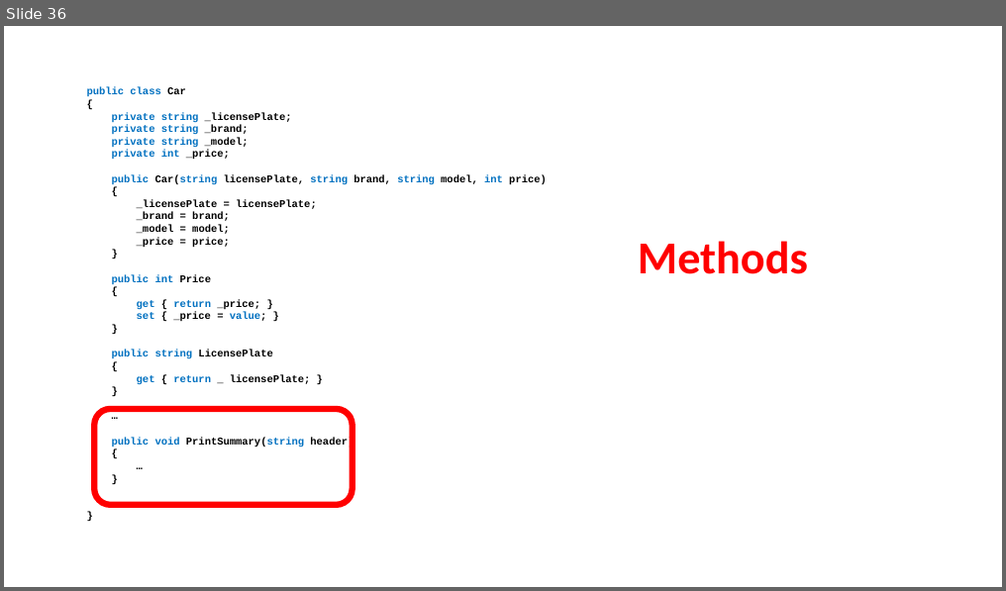
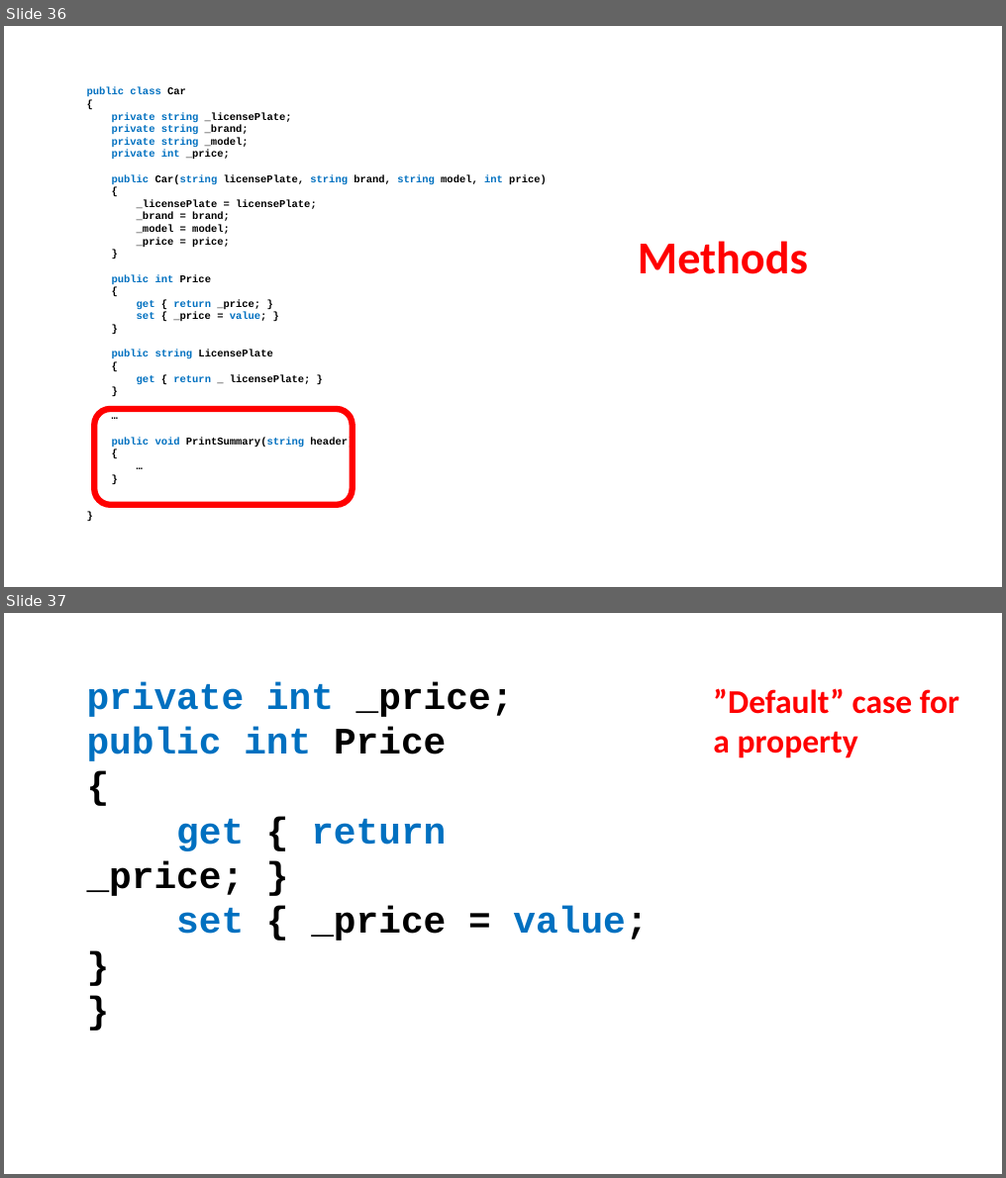
Before and after one commit to perslaursen/OOProg22, a slide deck: Chap/OOProg01/Presentations/ClassDefinition.pptx. Shown one above the other, each under a label of ours: slide 36 before the commit, slides 36 and 37 after it. The pictures are 1006x591 and 1006x1178 pixels, drawn with LibreOffice and Linux fonts; fonts in the diff are those of the drawing. Boxes give left, top, right and bottom in pixels: in the first picture for what was removed or moved away, otherwise in the second. Text is boxed around its words. In the diff, an @@ line names an element or a change of style, - is before the commit and + after.

```diff
--- a/Chap/OOProg01/Presentations/ClassDefinition.pptx
+++ b/Chap/OOProg01/Presentations/ClassDefinition.pptx
@@ slide 37 added at (x1=4, y1=613, x2=1002, y2=1174), background #FFFFFF @@
@@ text added at (x1=87, y1=682, x2=648, y2=941), 36 pt, text #0070C0, bold @@
+private int _price;
+public int Price
+{
+get { return _price; }
+set { _price = value; }
+}
@@ text added at (x1=713, y1=688, x2=959, y2=759), 32 pt, text #FF0000, bold @@
+”Default” case for
+a property
```
Also in this commit, not shown: 5 other slides added, 2 other files.
